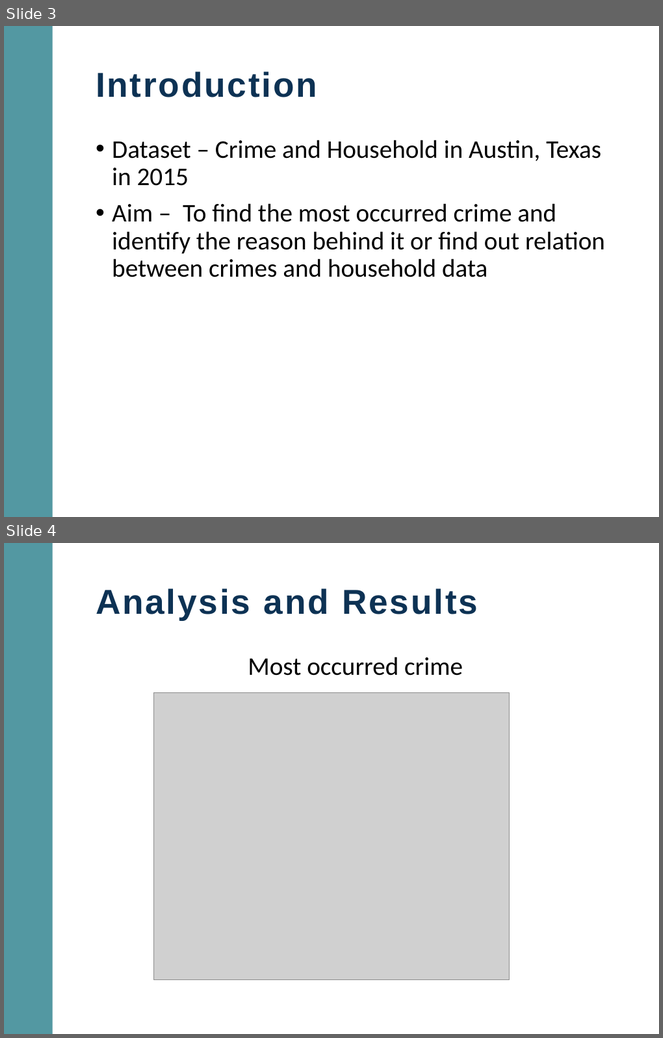
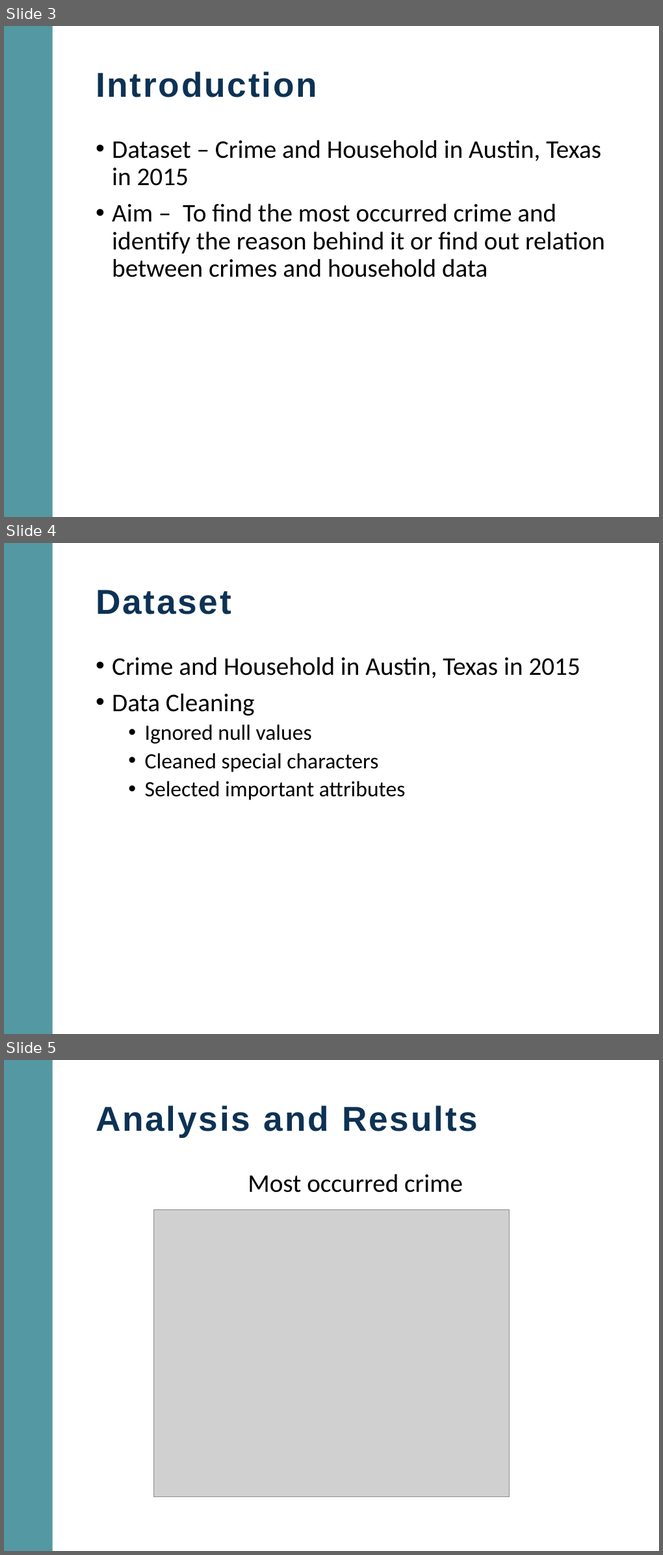
Before and after one commit to manish-mr/Project2-CS6830, a slide deck: Project2.pptx. Shown one above the other, each under a label of ours: slides 3 and 4 before the commit, slides 3, 4 and 5 after it. The pictures are 663x1038 and 663x1555 pixels, drawn with LibreOffice and Linux fonts; fonts in the diff are those of the drawing; grey boxes stand for pictures; background and template pictures are left out. Boxes give left, top, right and bottom in pixels: in the first picture for what was removed or moved away, otherwise in the second. Text is boxed around its words. In the diff, an @@ line names an element or a change of style, - is before the commit and + after.

Commit message:
Added dataset ppt

```diff
--- a/Project2.pptx
+++ b/Project2.pptx
@@ slide 4 added at box(4, 543, 659, 1034), background #FFFFFF; not listed: 1 template element that a slide beside it also shows @@
@@ title added at box(96, 590, 232, 615), 38 pt, text #0D3254, bold @@
+Dataset
@@ text added at box(112, 657, 581, 800), 24 pt, text #000000 @@
+• Crime and Household in Austin, Texas in 2015
+• Data Cleaning
+  • Ignored null values
+  • Cleaned special characters
+  • Selected important attributes
@@ what was slide 4 is now slide 5 @@
```
Also in this commit, not shown: 1 slide changed.
